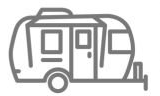
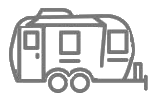
The second 160x96 image is a revision of the first. Changes to its layers:
renamed "istockphoto-1248832532-1024x1024.jpg" to "Layer #1", painted on it over [7, 0, 151, 96]
painted on "Layer" over [9, 8, 148, 93]
